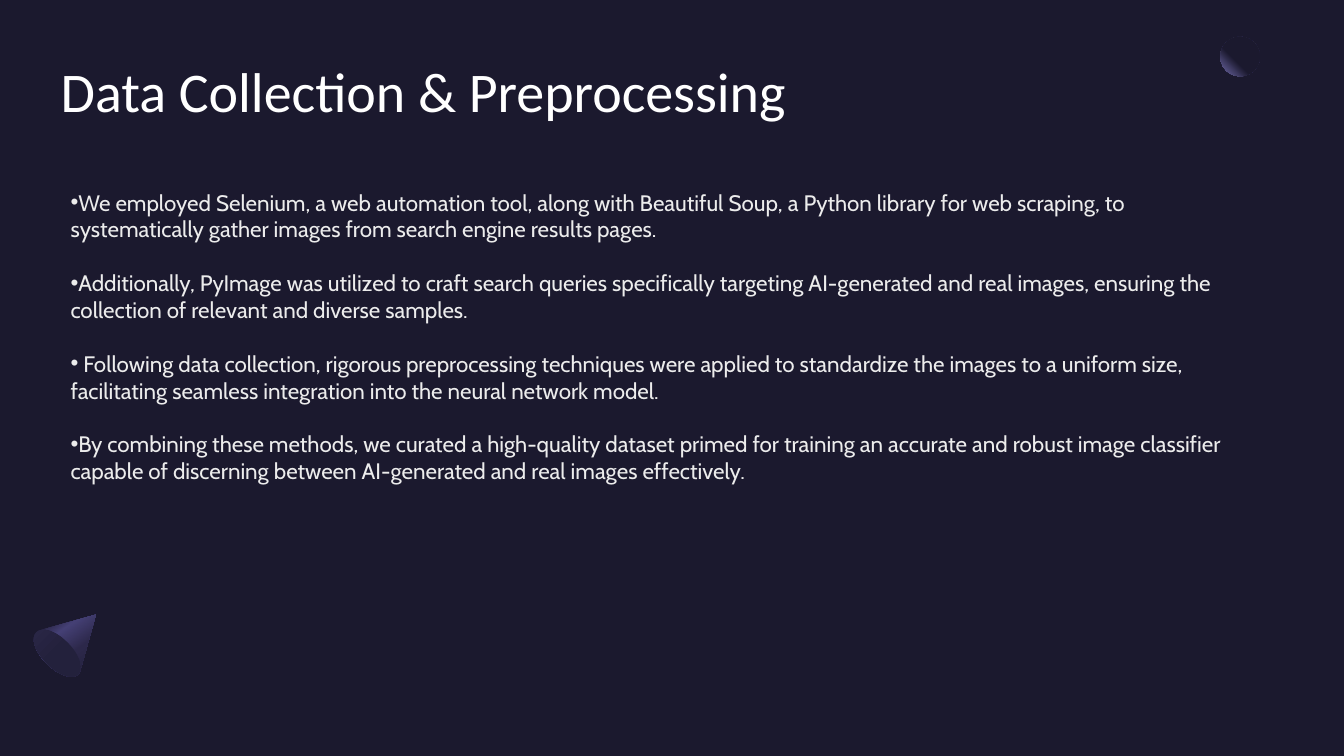
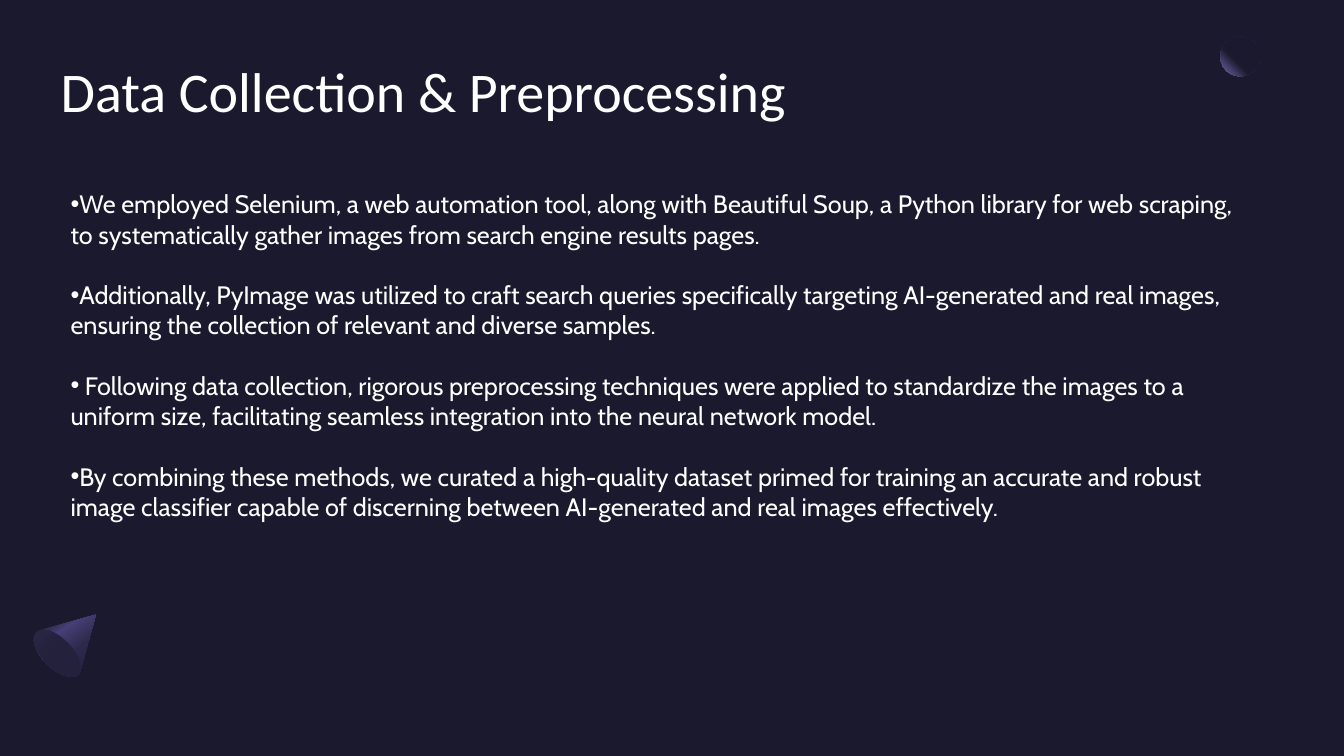
Before and after one commit to SahilDanayak/DA322-Course-Project, a slide deck: slide 10 of Report.pptx. Drawn at 1344x756 pixels with LibreOffice and Linux fonts; fonts in the diff are those of the drawing. Boxes give left, top, right and bottom in pixels: in the first picture for what was removed or moved away, otherwise in the second. Text is boxed around its words. In the diff, an @@ line names an element or a change of style, - is before the commit and + after.

```diff
--- a/Report.pptx
+++ b/Report.pptx
@@ text "We employed Selenium, a web ..." at (71,194,1232,522): size 16 to 18 pt, text colour #ECECEC to #FFFFFF @@
```
Also in this commit, not shown: 4 other slides changed.
